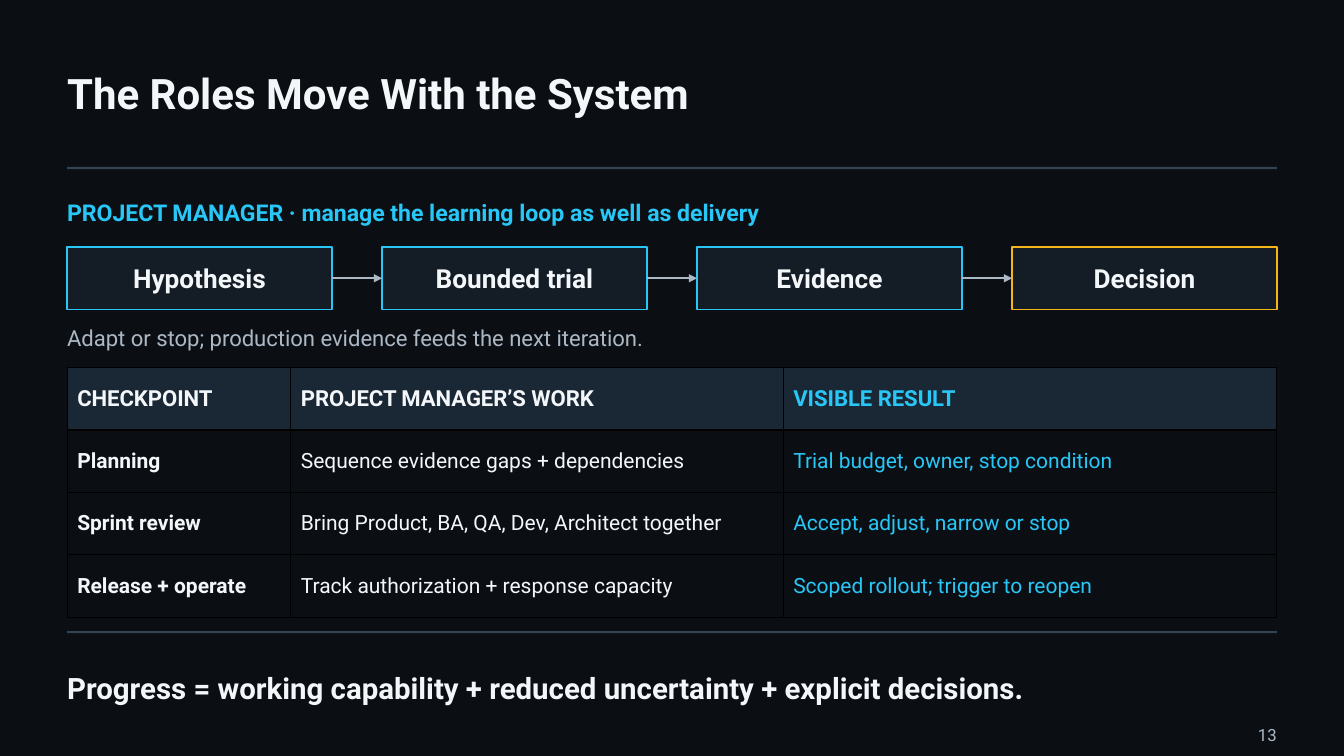
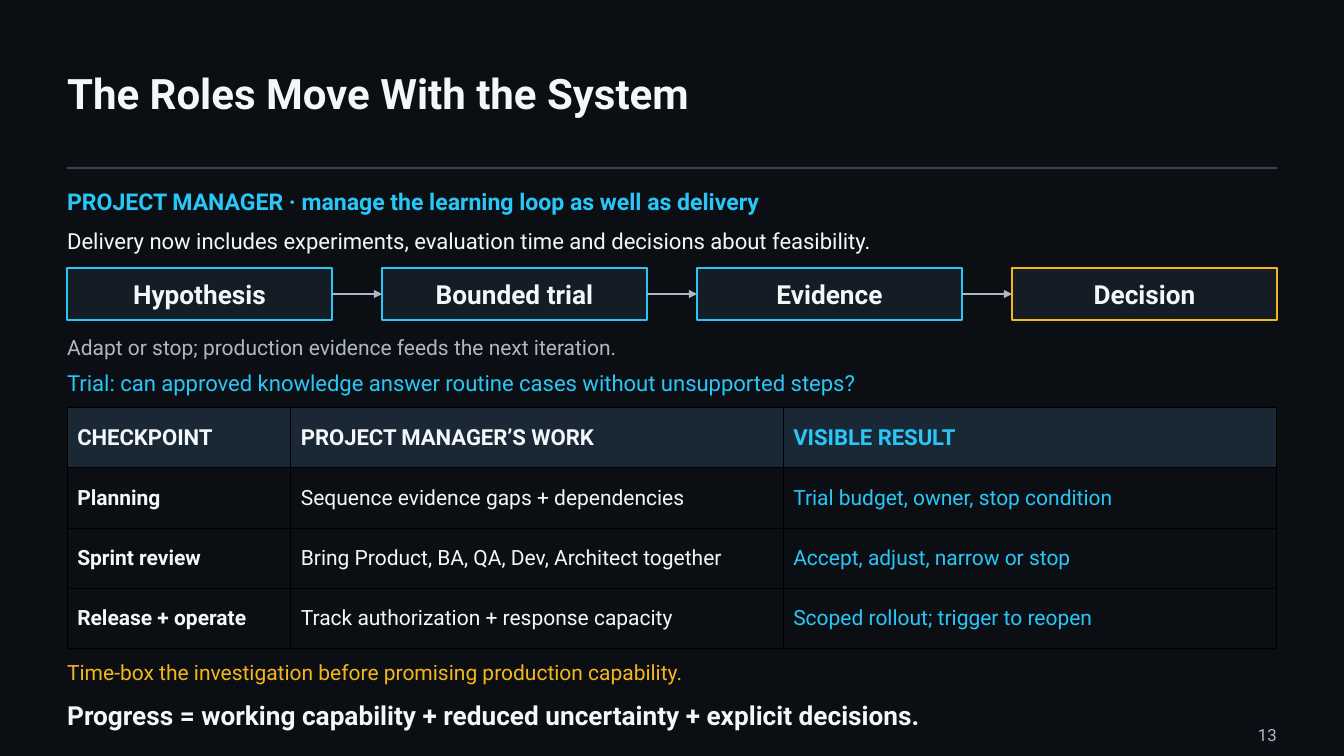
Before and after one commit to UncertaintyArchitectureGroup/uncertainty-architecture, a slide deck: slide 13 of assets/presentations/pmday-2026/ai-changes-both-sides.pptx. Drawn at 1344x756 pixels with LibreOffice and Linux fonts; fonts in the diff are those of the drawing. Boxes give left, top, right and bottom in pixels: in the first picture for what was removed or moved away, otherwise in the second. Text is boxed around its words. In the diff, an @@ line names an element or a change of style, - is before the commit and + after.

```diff
--- a/assets/presentations/pmday-2026/ai-changes-both-sides.pptx
+++ b/assets/presentations/pmday-2026/ai-changes-both-sides.pptx
@@ text "PROJECT MANAGER · manage the ...": place and size @@
-text "PROJECT MANAGER · manage the ..." at [67, 203, 759, 226]
+text "PROJECT MANAGER · manage the ..." at [67, 192, 759, 215]
@@ text added at [67, 232, 870, 254], 15.8 pt, text #F4F7FA @@
+Delivery now includes experiments, evaluation time and decisions about feasibility.
@@ rectangle: place and size @@
-rectangle at [68, 247, 332, 310]
+rectangle at [68, 268, 332, 321]
@@ rectangle: place and size @@
-rectangle at [382, 247, 646, 310]
+rectangle at [382, 268, 646, 321]
@@ rectangle: place and size @@
-rectangle at [698, 247, 962, 310]
+rectangle at [698, 268, 962, 321]
@@ rectangle: place and size @@
-rectangle at [1012, 247, 1276, 310]
+rectangle at [1012, 268, 1276, 321]
@@ text "Hypothesis": place and size @@
-text "Hypothesis" at [133, 268, 266, 294]
+text "Hypothesis" at [133, 284, 266, 310]
@@ text "Bounded trial": place and size @@
-text "Bounded trial" at [436, 268, 593, 289]
+text "Bounded trial" at [436, 284, 593, 305]
@@ text "Evidence": place and size @@
-text "Evidence" at [776, 268, 882, 289]
+text "Evidence" at [776, 284, 882, 305]
@@ 3 arrows: place and size @@
-3 arrows at [332, 278, 1012, 278]
+3 arrows at [332, 294, 1012, 294]
@@ text "Decision": place and size @@
-text "Decision" at [1094, 268, 1196, 289]
+text "Decision" at [1094, 284, 1196, 305]
@@ text "Adapt or stop; production evidence ...": place and size @@
-text "Adapt or stop; production evidence ..." at [67, 329, 643, 351]
+text "Adapt or stop; production evidence ..." at [67, 339, 616, 360]
@@ text "Adapt or stop; production evidence ..." at [67, 339, 616, 360]: size 15.8 to 15 pt @@
@@ text added at [67, 374, 855, 396], 15.8 pt, text #28C7F7 @@
+Trial: can approved knowledge answer routine cases without unsupported steps?
@@ table: place and size @@
-table at [68, 368, 1278, 618]
+table at [68, 407, 1278, 649]
@@ line removed from (68, 632) to (1277, 632) @@
@@ text added at [67, 664, 682, 685], 15 pt, text #F5B61C @@
+Time-box the investigation before promising production capability.
@@ text "Progress = working capability + ...": place and size @@
-text "Progress = working capability + ..." at [67, 677, 1023, 706]
+text "Progress = working capability + ..." at [67, 705, 919, 731]
@@ text "Progress = working capability + ..." at [67, 705, 919, 731]: size 21 to 18.8 pt @@
```
Also in this commit, not shown: 5 other slides changed, 6 other files.
